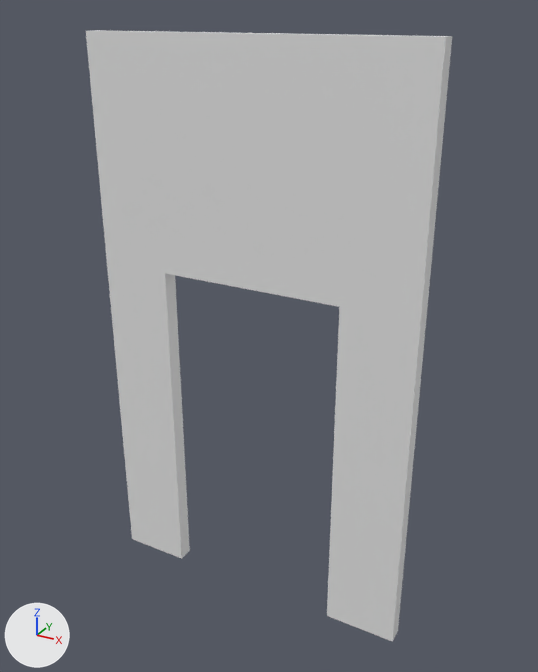
Two versions of the FBX model Assets/StaticMeshes/Hanna/SM_DoorWall.fbx, one commit apart.
One viewpoint serves both versions: a camera (50 mm lens) standing at (1.01, -3.49, 3.61) and looking at (-0.95, 0.08, 1.83). The lights are fixed; the arrows at lower left show +X, +Y and +Z. Where no turn or scale is listed for an object, it has been applied to the vertices.

Names of what the first picture shows: 'DoorWall'.
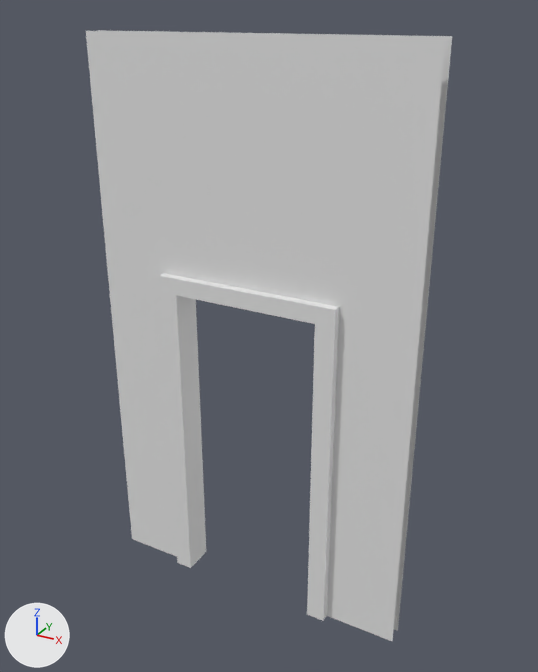
Boxes [x1, y1, x2, y2] around the edits, measured in the pictures (538 x 672 px):
'DoorWall', reshaped: before [86, 30, 452, 642]; after [86, 30, 452, 641]
part 1 of me_cube_011, added: after [159, 273, 339, 621]
part 2 of me_cube_011, deleted: before [93, 30, 452, 642]

The change, as a diff of the scene's bpy script:
```diff
--- a/Assets/StaticMeshes/Hanna/SM_DoorWall.fbx.py
+++ b/Assets/StaticMeshes/Hanna/SM_DoorWall.fbx.py
@@ me_cube_011 @@
 # used by ob_doorwall; location = (0.0, 0.0, 0.0)
 # verts and faces of me_cube_011; kept vertices keep their numbers, new ones are numbered from 16
 # before: 0 (-2.04, -0.05, 0.0) at pixel (132, 538), 1 (-2.04, -0.05, 3.5) at pixel (85, 30), 2 (-2.04, 0.05, 0.0), 3 (-2.04, 0.05, 3.5) at pixel (97, 30), 4 (0.0, -0.05, 0.0) at pixel (392, 641)
 # before: 5 (0.0, -0.05, 3.5) at pixel (445, 37), 6 (0.0, 0.05, 0.0) at pixel (397, 630), 7 (0.0, 0.05, 3.5) at pixel (452, 36), 8 (-1.59, 0.05, 2.16), 9 (-1.59, 0.05, 0.0) at pixel (189, 550)
 # before: 10 (-0.45, 0.05, 2.16), 11 (-0.45, 0.05, 0.0), 12 (-0.45, -0.05, 2.16) at pixel (339, 306), 13 (-1.59, -0.05, 0.0) at pixel (181, 558), 14 (-1.59, -0.05, 2.16) at pixel (165, 273)
 # before: 15 (-0.45, -0.05, 0.0) at pixel (326, 615)
-me_cube_011.from_pydata(...)  # 16 vertices, 8 faces; spans x -2.04..0.0, y -0.05..0.05, z 0.0..3.5
+me_cube_011.from_pydata(...)  # 40 vertices, 22 faces; spans x -2.04..0.0, y -0.1..0.1, z 0.0..3.5
+# me_cube_011 part 1: a new loose piece of 24 vertices spanning x -1.6..-0.45, y -0.1..0.1, z 0.0..2.16
+# me_cube_011 part 2
+delete_faces([(0, 1, 3, 2), (4, 6, 7, 5), (1, 5, 7, 3), (8, 10, 12, 14), (8, 14, 13, 9), (10, 11, 15, 12)])
```
